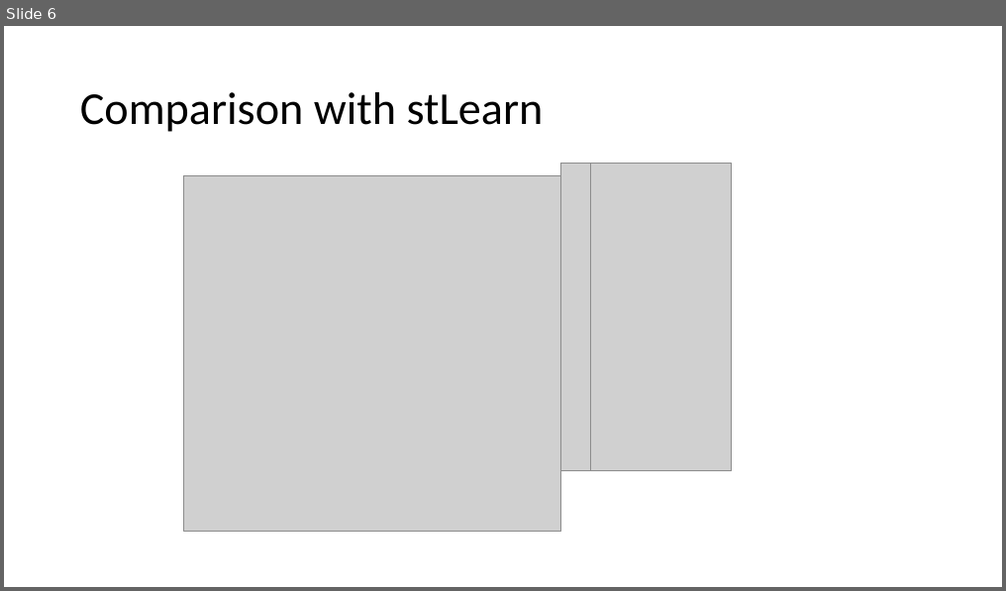
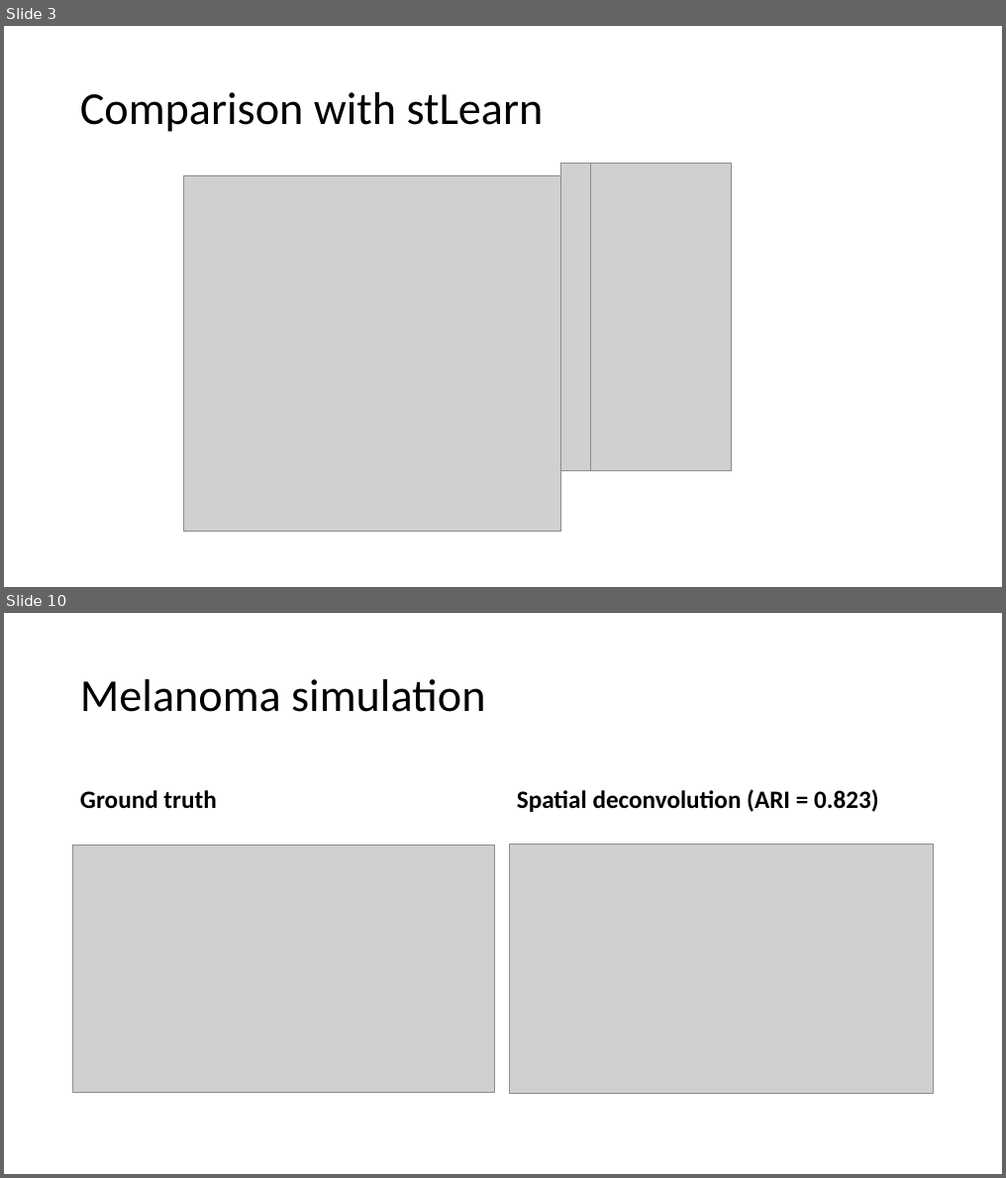
Before and after one commit to edward130603/BayesSpace, a slide deck: output/slides/slides_6-6.pptx. Shown one above the other, each under a label of ours: slide 6 before the commit, slides 3 and 10 after it; the slides between them are not shown. The pictures are 1006x591 and 1006x1178 pixels, drawn with LibreOffice and Linux fonts; fonts in the diff are those of the drawing; grey boxes stand for pictures. Boxes give left, top, right and bottom in pixels: in the first picture for what was removed or moved away, otherwise in the second. Text is boxed around its words. In the diff, an @@ line names an element or a change of style, - is before the commit and + after.

Commit message:
melanoma simulation

```diff
--- a/output/slides/slides_6-6.pptx
+++ b/output/slides/slides_6-6.pptx
@@ slide 10 added at [4,613,1002,1174], background #FFFFFF @@
@@ title added at [80,679,485,712], 44 pt, text #000000 @@
+Melanoma simulation
@@ text added at [80,790,216,809], 24 pt, text #000000, bold @@
+Ground truth
@@ text added at [517,789,879,812], 24 pt, text #000000, bold @@
+Spatial deconvolution (ARI = 0.823)
@@ picture added at [73,845,495,1093] @@
@@ picture added at [509,845,934,1093] @@
@@ what was slide 6 is now slide 3 @@
```
Also in this commit, not shown: 3 slides changed, 5 other slides added, 1 slide removed, 5 other files.
